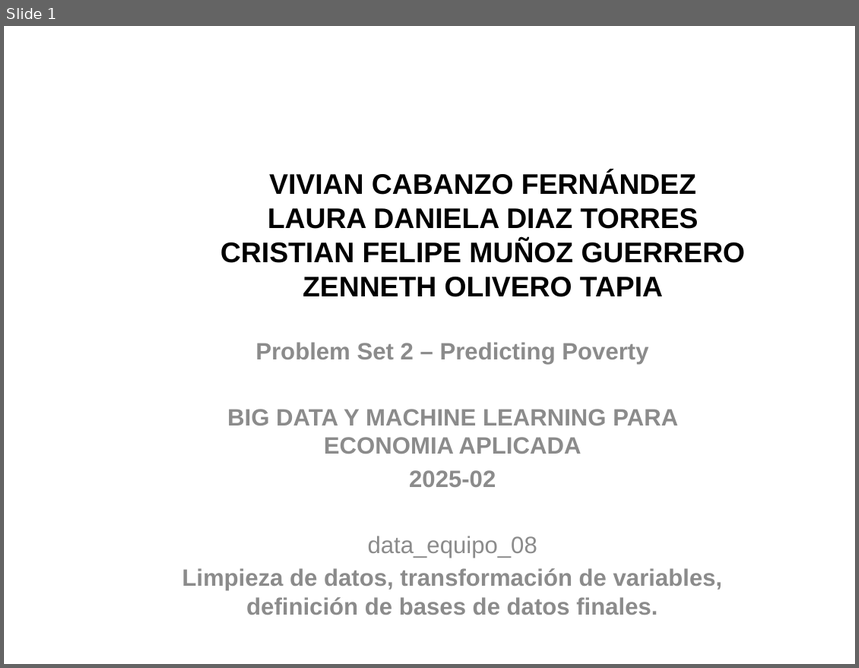
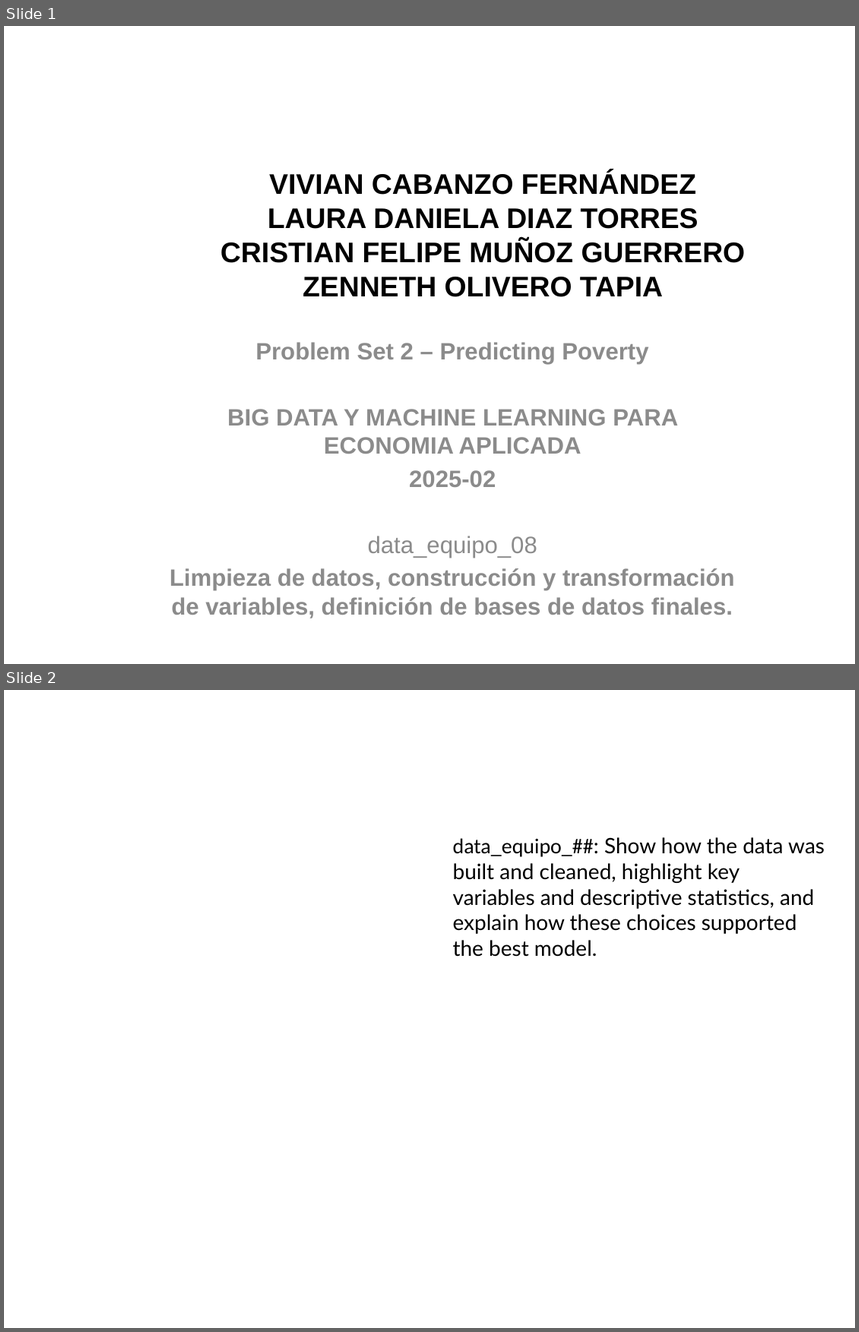
Before and after one commit to VivianCabanzo/Taller2_Predicting-Poverty, a slide deck: Presentaciones/data_equipo_08.pptx. Shown one above the other, each under a label of ours: slide 1 before the commit, slides 1 and 2 after it. The pictures are 859x668 and 859x1332 pixels, drawn with LibreOffice and Linux fonts; fonts in the diff are those of the drawing; background and template pictures are left out. Boxes give left, top, right and bottom in pixels: in the first picture for what was removed or moved away, otherwise in the second. Text is boxed around its words. In the diff, an @@ line names an element or a change of style, - is before the commit and + after.

```diff
--- a/Presentaciones/data_equipo_08.pptx
+++ b/Presentaciones/data_equipo_08.pptx
@@ slide 2 added at (x1=4, y1=690, x2=855, y2=1328), background picture (left out) @@
@@ text added at (x1=453, y1=837, x2=825, y2=957), 18 pt, text #000000 @@
+data_equipo_##: Show how the data was built and cleaned, highlight key
+variables and descriptive statistics, and explain how these choices supported
+the best model.
@@ slide 1 changed as well @@
@@ subtitle at (x1=170, y1=569, x2=735, y2=619): text changed @@
-Limpieza de datos, transformación de variables, definición de bases de datos finales.
+Limpieza de datos, construcción y transformación de variables, definición de bases de datos finales.
```
Also in this commit, not shown: 1 slide removed.
